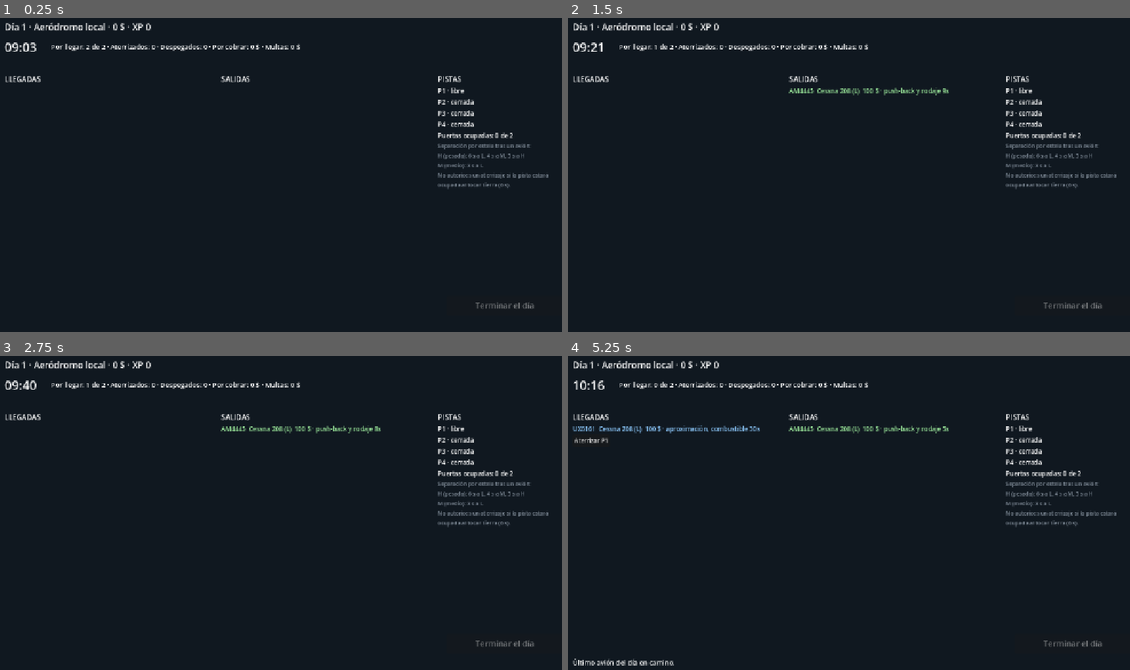
Above: before the commit, frames 1-4 (two rows, left to right).
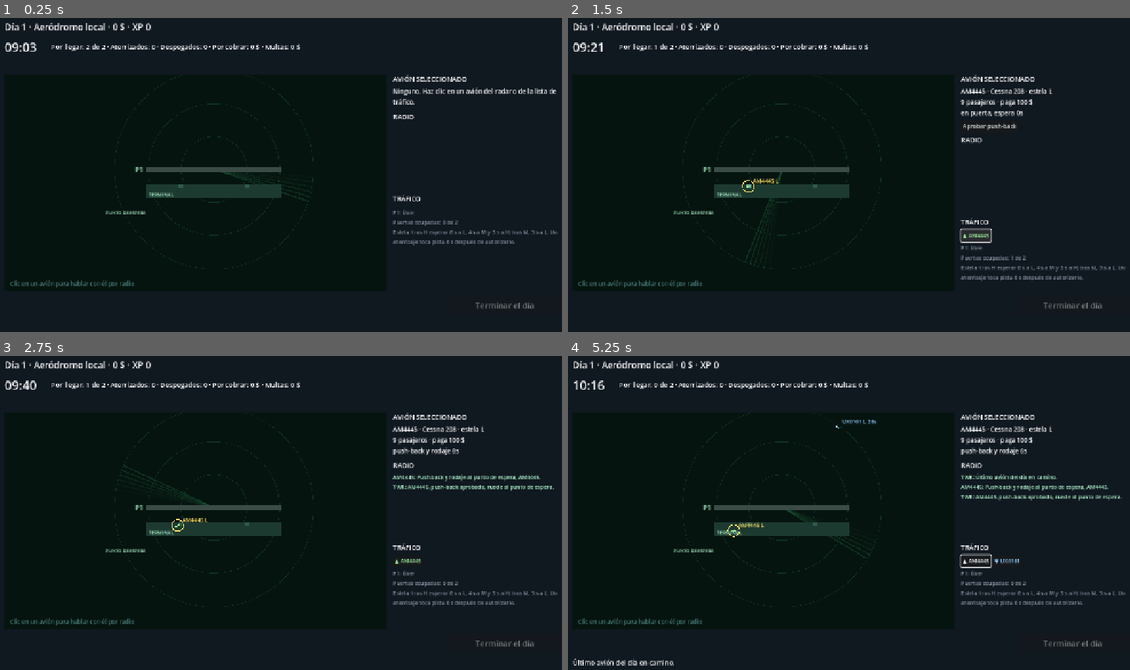
Above: after the commit, the same moments.

Repository: gabrielventodev/torre-idle
Game: Godot game, scene res://scenes/main.tscn
Two runs of this game, one before a commit and one after it. Both use one fixed random seed, a clock stepped at 60 frames per second and the inputs below.
Inputs (mouse positions are in pixels of both pictures, inside the frame that each line leads up to):
- Up to frame 1 (0.25 s): no input
- Up to frame 2 (1.5 s): move the mouse to (978, 159) at 0.52 s; click (978, 159) at 0.67 s; click "Push-back" (after the commit: "▲ AM4445") at 1.25 s
- Up to frame 3 (2.75 s): click (421, 462) at 2 s, where only the run after the commit has a clickable "Aprobar push-back"
- Up to frame 4 (5.25 s): click (978, 560) at 2.75 s, where only the run after the commit has a clickable "▲ AM4445"; click (978, 560) at 3.5 s, where only the run after the commit has a clickable "▲ AM4445"; click (978, 560) at 4.25 s, where only the run after the commit has a clickable "▲ AM4445"; move the mouse to (736, 528) at 5.02 s; click (736, 528) at 5.17 s

The runs differ from the first frame. In frame 1, 4.4% of the frame differs, in the area x 0-100%, y 18-86%; in frame 2, 5.2%; in frame 3, 5.4%; in frame 4, 6.2%.

Commit message:
Radar 2D con panel de radio
El turno se juega sobre un radar dibujado: pistas, terminal con puertas,
barrido y aviones con estela, con posiciones derivadas de la fase de cada
avión. Al seleccionar un avión se ven pasajeros, combustible y fase, y las
órdenes se dan por radio con colación del piloto.

Co-Authored-By: Claude Opus 5.5 <noreply@anthropic.com>
Claude-Session: https://claude.ai/code/session_01PJPybrqkMvDVk3KYxt8KK6

Diff:
--- a/scripts/game.gd
+++ b/scripts/game.gd
@@ -18,6 +18,7 @@
 ## Pago por avión coordinado según el nivel de radar.
 const PAY_BY_RADAR := [100, 250, 600, 1500]
 const MODEL_BY_RADAR := ["Cessna 208", "ATR 72", "A320", "B787"]
+const PAX_BY_RADAR := [9, 68, 180, 290]
 ## Categoría de estela: 0 ligera, 1 media, 2 pesada.
 const WAKE_BY_RADAR := [0, 1, 1, 2]
 const WAKE_NAMES := ["L", "M", "H"]
@@ -596,6 +597,7 @@
 		"arrival": is_arrival,
 		"tier": tier,
 		"model": MODEL_BY_RADAR[tier],
+		"pax": PAX_BY_RADAR[tier],
 		"wake": WAKE_BY_RADAR[tier],
 		"state": "approach" if is_arrival else "gate",
 		"timer": 0.0,
--- a/scripts/main.gd
+++ b/scripts/main.gd
@@ -1,6 +1,6 @@
 extends Control
-## Interfaz de la torre con tres pantallas: turno, cobro y tienda.
-## Se construye por código para que el prototipo sea fácil de modificar; las filas y botones se
+## Interfaz de la torre con tres pantallas: turno (radar + radio), cobro y tienda.
+## Se construye por código para que el prototipo sea fácil de modificar; los botones se
 ## reutilizan en vez de recrearse para no perder clics entre refrescos.
 
 const COLOR_BG := Color("101820")
@@ -9,7 +9,9 @@
 const COLOR_WARN := Color("ff6b5b")
 const COLOR_EMERGENCY := Color("ffb347")
 const COLOR_MUTED := Color("8a96a3")
-const ROWS_PER_COLUMN := 12
+const TRAFFIC_ROWS := 14
+const RADIO_LINES := 8
+const RadarView := preload("res://scripts/radar_view.gd")
 
 var _status_label: Label
 var _shift_view: VBoxContainer
@@ -21,11 +23,13 @@
 var _shift_info: Label
 var _event_label: Label
 var _end_day_button: Button
-## Cada fila: {"box", "label", "buttons": Array[Button]}. Los botones guardan en metadatos la acción.
-var _arrival_rows: Array = []
-var _departure_rows: Array = []
-var _runway_labels: Array[Label] = []
-var _gates_label: Label
+var _radar: Control
+var _traffic_buttons: Array[Button] = []
+var _selected_label: Label
+var _action_buttons: Array[Button] = []
+var _radio_label: Label
+var _radio_log: Array[String] = []
+var _airport_label: Label
 
 # Cobro.
 var _summary_label: Label
@@ -94,25 +98,53 @@
 	_event_label = _label(view, "", 16)
 	_event_label.add_theme_color_override("font_color", COLOR_EMERGENCY)
 
-	var columns := HBoxContainer.new()
-	columns.size_flags_vertical = Control.SIZE_EXPAND_FILL
-	columns.add_theme_constant_override("separation", 20)
-	view.add_child(columns)
-	_arrival_rows = _strip_column(columns, "LLEGADAS")
-	_departure_rows = _strip_column(columns, "SALIDAS")
-
-	var runway_col := _column(columns, "PISTAS")
-	runway_col.size_flags_horizontal = Control.SIZE_FILL
-	runway_col.custom_minimum_size = Vector2(280, 0)
-	for i in Game.MAX_RUNWAYS:
-		var l := _label(runway_col, "", 14)
-		l.autowrap_mode = TextServer.AUTOWRAP_WORD_SMART
-		_runway_labels.append(l)
-	_gates_label = _label(runway_col, "", 14)
-	var help := _label(runway_col, "", 12)
-	help.autowrap_mode = TextServer.AUTOWRAP_WORD_SMART
-	help.add_theme_color_override("font_color", COLOR_MUTED)
-	help.text = "Separación por estela tras un avión:\nH (pesado): 6 s a L, 4 s a M, 3 s a H\nM (medio): 3 s a L\nNo autorices un aterrizaje si la pista estará ocupada al tocar tierra (%d s)." % Game.FINAL_TIME
+	var body := HBoxContainer.new()
+	body.size_flags_vertical = Control.SIZE_EXPAND_FILL
+	body.add_theme_constant_override("separation", 12)
+	view.add_child(body)
+
+	_radar = RadarView.new()
+	_radar.size_flags_horizontal = Control.SIZE_EXPAND_FILL
+	_radar.size_flags_vertical = Control.SIZE_EXPAND_FILL
+	_radar.plane_selected.connect(func(_id): pass)
+	body.add_child(_radar)
+
+	var side := VBoxContainer.new()
+	side.custom_minimum_size = Vector2(380, 0)
+	side.add_theme_constant_override("separation", 6)
+	body.add_child(side)
+
+	_label(side, "AVIÓN SELECCIONADO", 15)
+	_selected_label = _label(side, "", 14)
+	_selected_label.autowrap_mode = TextServer.AUTOWRAP_WORD_SMART
+	var actions := HFlowContainer.new()
+	side.add_child(actions)
+	for j in Game.MAX_RUNWAYS:
+		var b := Button.new()
+		b.add_theme_font_size_override("font_size", 13)
+		b.pressed.connect(func(): _on_action(b))
+		actions.add_child(b)
+		_action_buttons.append(b)
+
+	_label(side, "RADIO", 15)
+	_radio_label = _label(side, "", 12)
+	_radio_label.autowrap_mode = TextServer.AUTOWRAP_WORD_SMART
+	_radio_label.custom_minimum_size = Vector2(0, 150)
+	_radio_label.add_theme_color_override("font_color", Color(0.72, 1.0, 0.84))
+
+	_label(side, "TRÁFICO", 15)
+	var traffic := HFlowContainer.new()
+	side.add_child(traffic)
+	for i in TRAFFIC_ROWS:
+		var b := Button.new()
+		b.add_theme_font_size_override("font_size", 12)
+		b.pressed.connect(func(): _radar.selected_id = b.get_meta("plane_id", -1))
+		traffic.add_child(b)
+		_traffic_buttons.append(b)
+
+	_airport_label = _label(side, "", 12)
+	_airport_label.autowrap_mode = TextServer.AUTOWRAP_WORD_SMART
+	_airport_label.add_theme_color_override("font_color", COLOR_MUTED)
 
 	_end_day_button = _big_button(view, "Terminar el día", func(): Game.end_day())
 	return view
@@ -196,38 +228,44 @@
 	return b
 
 
-## Crea filas fijas de tira de vuelo: un texto y hasta MAX_RUNWAYS botones de acción.
-func _strip_column(parent: Node, title: String) -> Array:
-	var col := _column(parent, title)
-	var rows := []
-	for i in ROWS_PER_COLUMN:
-		var box := VBoxContainer.new()
-		box.add_theme_constant_override("separation", 2)
-		col.add_child(box)
-		var label := _label(box, "", 14)
-		var buttons_row := HBoxContainer.new()
-		box.add_child(buttons_row)
-		var buttons: Array[Button] = []
-		for j in Game.MAX_RUNWAYS:
-			var b := Button.new()
-			b.add_theme_font_size_override("font_size", 13)
-			b.pressed.connect(func(): _on_action(b))
-			buttons_row.add_child(b)
-			buttons.append(b)
-		rows.append({"box": box, "label": label, "buttons": buttons})
-	return rows
-
-
-## Ejecuta la acción guardada en el botón: [acción, id del avión, pista].
+## Ejecuta la orden guardada en el botón y la transmite por radio con la colación del piloto.
 func _on_action(b: Button) -> void:
 	var action: String = b.get_meta("action", "")
-	var plane_id: int = b.get_meta("plane_id", -1)
+	var p: Dictionary = Game._find(b.get_meta("plane_id", -1))
 	var runway: int = b.get_meta("runway", -1)
+	if p.is_empty():
+		return
+	var cs: String = p["callsign"]
+	var ok := false
+	var order := ""
+	var readback := ""
 	match action:
-		"land": Game.clear_landing(plane_id, runway)
-		"push": Game.push_back(plane_id)
-		"line_up": Game.line_up(plane_id, runway)
-		"takeoff": Game.clear_takeoff(plane_id)
+		"land":
+			ok = Game.clear_landing(p["id"], runway)
+			order = "%s, pista %d, autorizado a aterrizar." % [cs, runway + 1]
+			readback = "Autorizado a aterrizar pista %d, %s." % [runway + 1, cs]
+		"push":
+			ok = Game.push_back(p["id"])
+			order = "%s, push-back aprobado, ruede al punto de espera." % cs
+			readback = "Push-back y rodaje al punto de espera, %s." % cs
+		"line_up":
+			ok = Game.line_up(p["id"], runway)
+			order = "%s, entre en pista %d y espere." % [cs, runway + 1]
+			readback = "Entrando en pista %d y esperando, %s." % [runway + 1, cs]
+		"takeoff":
+			ok = Game.clear_takeoff(p["id"])
+			order = "%s, pista %d, autorizado a despegar." % [cs, p["runway"] + 1]
+			readback = "Autorizado a despegar, %s." % cs
+	if ok:
+		_radio("TWR: " + order)
+		_radio(cs + ": " + readback)
+
+
+func _radio(line: String) -> void:
+	_radio_log.push_front(line)
+	if _radio_log.size() > RADIO_LINES:
+		_radio_log.pop_back()
+	_radio_label.text = "\n".join(_radio_log)
 
 
 # --- Refresco --------------------------------------------------------------
@@ -264,55 +302,55 @@
 	_event_label.text = event_text
 	_end_day_button.disabled = not Game.shift_done()
 
-	_fill_rows(_arrival_rows, Game.arrivals(), COLOR_ARRIVAL)
-	_fill_rows(_departure_rows, Game.departures(), COLOR_DEPARTURE)
-
-	for i in _runway_labels.size():
-		_runway_labels[i].text = _runway_text(i)
-	_gates_label.text = "Puertas ocupadas: %d de %d" % [Game.gates_used(), Game.gate_count()]
-
-
-func _runway_text(i: int) -> String:
-	if i >= Game.runways.size():
-		return "P%d · cerrada" % (i + 1)
-	var r: Dictionary = Game.runways[i]
-	var parts := []
-	if not r["op"].is_empty():
-		var verb := "aterrizando" if r["op"]["arrival"] else "despegando"
-		parts.append("%s %s %.1fs" % [r["op"]["callsign"], verb, r["op_left"]])
-	if not r["lined"].is_empty():
-		parts.append("%s alineado" % r["lined"]["callsign"])
-	for p in Game.finals_on(i):
-		parts.append("%s en final, toca en %.1fs" % [p["callsign"], p["timer"]])
-	if parts.is_empty():
-		parts.append("libre")
-	var text := "P%d · %s" % [i + 1, " · ".join(parts)]
-	if r["prev_wake"] >= 0:
-		text += "\n    última estela: %s" % Game.WAKE_NAMES[r["prev_wake"]]
-		if Game.levels["wake_monitor"] > 0:
-			text += " · falta %.1fs para L, %.1fs para M" % [Game.separation_left(i, 0), Game.separation_left(i, 1)]
-	return text
-
-
-func _fill_rows(rows: Array, planes: Array, color: Color) -> void:
-	for i in rows.size():
-		var row: Dictionary = rows[i]
+	_refresh_selected()
+	_refresh_traffic()
+	var lines := []
+	for i in Game.runways.size():
+		var r: Dictionary = Game.runways[i]
+		var state := "libre"
+		if not r["op"].is_empty():
+			state = "ocupada por %s" % r["op"]["callsign"]
+		elif not r["lined"].is_empty():
+			state = "%s alineado" % r["lined"]["callsign"]
+		lines.append("P%d: %s" % [i + 1, state])
+	lines.append("Puertas ocupadas: %d de %d" % [Game.gates_used(), Game.gate_count()])
+	lines.append("Estela: tras H esperar 6 s a L, 4 s a M y 3 s a H; tras M, 3 s a L. Un aterrizaje toca pista %d s después de autorizarlo." % Game.FINAL_TIME)
+	_airport_label.text = "\n".join(lines)
+
+
+func _refresh_selected() -> void:
+	var p: Dictionary = Game._find(_radar.selected_id)
+	if p.is_empty():
+		_selected_label.text = "Ninguno. Haz clic en un avión del radar o de la lista de tráfico."
+		_fill_actions(p)
+		return
+	var text := "%s · %s · estela %s\n%d pasajeros · paga %s $\n%s" % [
+		p["callsign"], p["model"], Game.WAKE_NAMES[p["wake"]], p["pax"],
+		Game.format_number(Game.plane_value(p)), _state_text(p)]
+	if p["emergency"]:
+		text += "\nEMERGENCIA MÉDICA: prioridad absoluta"
+	_selected_label.text = text
+	_fill_actions(p)
+
+
+func _refresh_traffic() -> void:
+	var planes := Game.planes
+	for i in _traffic_buttons.size():
+		var b := _traffic_buttons[i]
 		if i >= planes.size():
-			row["box"].visible = false
+			b.visible = false
 			continue
-		row["box"].visible = true
 		var p: Dictionary = planes[i]
-		var label: Label = row["label"]
-		label.text = "%s  %s (%s)  %s $ · %s" % [
-			p["callsign"], p["model"], Game.WAKE_NAMES[p["wake"]],
-			Game.format_number(Game.plane_value(p)), _state_text(p)]
-		var c := color
+		b.visible = true
+		b.set_meta("plane_id", p["id"])
+		b.text = "%s %s" % ["▼" if p["arrival"] else "▲", p["callsign"]]
+		var c := COLOR_ARRIVAL if p["arrival"] else COLOR_DEPARTURE
 		if p["emergency"]:
 			c = COLOR_EMERGENCY
 		elif p["state"] in ["approach", "final"] and p["fuel"] < 10.0:
 			c = COLOR_WARN
-		label.add_theme_color_override("font_color", c)
-		_fill_buttons(row["buttons"], p)
+		b.add_theme_color_override("font_color", c)
+		b.add_theme_color_override("font_hover_color", c)
 
 
 func _state_text(p: Dictionary) -> String:
@@ -330,22 +368,23 @@
 	return p["state"]
 
 
-## Muestra solo las acciones posibles en la fase actual del avión.
-func _fill_buttons(buttons: Array, p: Dictionary) -> void:
+## Muestra solo las órdenes de radio posibles en la fase actual del avión seleccionado.
+func _fill_actions(p: Dictionary) -> void:
 	var actions := []
-	match p["state"]:
-		"approach":
-			for r in Game.runways.size():
-				actions.append(["land", r, "Aterrizar P%d" % (r + 1), true])
-		"gate":
-			actions.append(["push", -1, "Push-back", true])
-		"holding":
-			for r in Game.runways.size():
-				actions.append(["line_up", r, "Entrar P%d" % (r + 1), Game.runway_clear(r)])
-		"lined_up":
-			actions.append(["takeoff", -1, "Despegar", true])
-	for j in buttons.size():
-		var b: Button = buttons[j]
+	if not p.is_empty():
+		match p["state"]:
+			"approach":
+				for r in Game.runways.size():
+					actions.append(["land", r, "Autorizar aterrizaje P%d" % (r + 1), true])
+			"gate":
+				actions.append(["push", -1, "Aprobar push-back", true])
+			"holding":
+				for r in Game.runways.size():
+					actions.append(["line_up", r, "Entrar y esperar P%d" % (r + 1), Game.runway_clear(r)])
+			"lined_up":
+				actions.append(["takeoff", -1, "Autorizar despegue", true])
+	for j in _action_buttons.size():
+		var b: Button = _action_buttons[j]
 		if j >= actions.size():
 			b.visible = false
 			continue
@@ -400,3 +439,5 @@
 func _on_toast(text: String) -> void:
 	_toast_label.text = text
 	_toast_time = 5.0
+	if Game.phase == Game.Phase.SHIFT:
+		_radio("TWR: " + text)
--- /dev/null
+++ b/scripts/radar_view.gd
@@ -0,0 +1,286 @@
+extends Control
+## Pantalla de radar: dibuja pistas, terminal y aviones a partir del estado de Game.
+## La simulación no tiene coordenadas: cada posición se deriva de la fase y el temporizador
+## del avión. Aquí solo se suaviza el movimiento y se guarda la estela de posiciones pasadas.
+
+signal plane_selected(plane_id: int)
+
+const C_BG := Color("06140f")
+const C_GRID := Color(0.2, 0.8, 0.5, 0.16)
+const C_SWEEP := Color(0.3, 1.0, 0.6, 0.12)
+const C_RUNWAY := Color("3a4a44")
+const C_RUNWAY_BUSY := Color("a33a2c")
+const C_RUNWAY_LINED := Color("b8862b")
+const C_TERMINAL := Color("1d3a31")
+const C_GATE_FREE := Color("2f5a4c")
+const C_GATE_USED := Color("6fae96")
+const C_ARRIVAL := Color("8ecbff")
+const C_DEPARTURE := Color("9be89b")
+const C_EMERGENCY := Color("ffb347")
+const C_WARN := Color("ff6b5b")
+const C_SELECTED := Color("ffe066")
+const C_TEXT := Color(0.72, 1.0, 0.84)
+const TRAIL_POINTS := 16
+const TRAIL_EVERY := 0.2
+const PICK_RADIUS := 24.0
+const AIRBORNE := ["approach", "final", "takeoff"]
+
+var selected_id := -1
+## id -> {"pos": Vector2, "heading": float, "trail": Array, "trail_t": float}
+var _shown := {}
+var _sweep := 0.0
+var _font: Font
+
+
+func _ready() -> void:
+	_font = ThemeDB.fallback_font
+	clip_contents = true
+	mouse_filter = Control.MOUSE_FILTER_STOP
+
+
+func _process(delta: float) -> void:
+	_sweep = fmod(_sweep + delta * 1.3, TAU)
+	_update_positions(delta)
+	queue_redraw()
+
+
+func _gui_input(event: InputEvent) -> void:
+	var pressed: bool = event is InputEventMouseButton and event.pressed and event.button_index == MOUSE_BUTTON_LEFT
+	if not pressed and not (event is InputEventScreenTouch and event.pressed):
+		return
+	var best := -1
+	var best_d := PICK_RADIUS
+	for id in _shown:
+		var d: float = _shown[id]["pos"].distance_to(event.position)
+		if d < best_d:
+			best = id
+			best_d = d
+	if best >= 0:
+		selected_id = best
+		plane_selected.emit(best)
+
+
+# --- Geometría del aeropuerto ---------------------------------------------
+
+func _center() -> Vector2:
+	return size * 0.5 + Vector2(40, -30)
+
+
+func _radius() -> float:
+	return min(size.x, size.y) * 0.46
+
+
+func _runway_len() -> float:
+	return min(size.x * 0.36, 300.0)
+
+
+func _runway_y(i: int) -> float:
+	var n := Game.runways.size()
+	return _center().y + (i - (n - 1) / 2.0) * 42.0
+
+
+func _threshold(i: int) -> Vector2:
+	return Vector2(_center().x - _runway_len() / 2.0, _runway_y(i))
+
+
+func _runway_end(i: int) -> Vector2:
+	return Vector2(_center().x + _runway_len() / 2.0, _runway_y(i))
+
+
+func _final_fix(i: int) -> Vector2:
+	return _threshold(i) - Vector2(min(size.x * 0.32, 260.0), 0)
+
+
+func _terminal_rect() -> Rect2:
+	var top := _runway_y(Game.runways.size() - 1) + 34.0
+	return Rect2(Vector2(_center().x - _runway_len() / 2.0, top), Vector2(_runway_len(), 30))
+
+
+func _gate_pos(k: int) -> Vector2:
+	var t := _terminal_rect()
+	var spacing: float = t.size.x / max(1, Game.gate_count())
+	return Vector2(t.position.x + spacing * (k + 0.5), t.position.y + 4)
+
+
+func _holding_pos(k: int) -> Vector2:
+	var t := _terminal_rect()
+	return Vector2(t.position.x - 22 - k * 22, t.end.y + 14)
+
+
+func _wait_gate_pos(k: int) -> Vector2:
+	var t := _terminal_rect()
+	return Vector2(t.end.x + 24 + k * 16, t.position.y + 2)
+
+
+func _orbit_pos(p: Dictionary) -> Vector2:
+	var r: float = _radius() * (0.86 + 0.06 * (p["id"] % 3))
+	var a: float = p["id"] * 2.39996 + Game.shift_elapsed * 0.1
+	return _center() + Vector2(cos(a), sin(a)) * r
+
+
+func _progress(timer: float, total: float) -> float:
+	return clamp(1.0 - timer / max(total, 0.01), 0.0, 1.0)
+
+
+## Posición objetivo de un avión según su fase.
+func _target(p: Dictionary, slots: Dictionary) -> Vector2:
+	var rw: int = p["runway"]
+	match p["state"]:
+		"approach":
+			return _orbit_pos(p)
+		"final":
+			return _final_fix(rw).lerp(_threshold(rw), _progress(p["timer"], Game.FINAL_TIME))
+		"landing":
+			var t := _progress(Game.runways[rw]["op_left"], Game.landing_time())
+			return _threshold(rw).lerp(_runway_end(rw), t)
+		"taxi_in":
+			return _runway_end(rw).lerp(_wait_gate_pos(0), _progress(p["timer"], Game.taxi_time()))
+		"wait_gate":
+			return _wait_gate_pos(slots.get(p["id"], 0))
+		"gate":
+			return _gate_pos(slots.get(p["id"], 0))
+		"taxi_out":
+			var t := _progress(p["timer"], Game.PUSHBACK_TIME + Game.taxi_time())
+			return _gate_pos(slots.get(p["id"], 0)).lerp(_holding_pos(0), t)
+		"holding":
+			return _holding_pos(slots.get(p["id"], 0))
+		"lined_up":
+			return _threshold(rw) + Vector2(8, 0)
+		"takeoff":
+			var t := _progress(Game.runways[rw]["op_left"], Game.takeoff_time())
+			return _threshold(rw).lerp(_runway_end(rw) + Vector2(_runway_len() * 0.8, -40), t)
+	return _center()
+
+
+## Reparte puertas, punto de espera y cola de puerta según el orden de los aviones.
+func _slots() -> Dictionary:
+	var slots := {}
+	var counts := {"gate": 0, "holding": 0, "wait_gate": 0}
+	for p in Game.planes:
+		var key: String = p["state"]
+		if key == "taxi_out":
+			key = "gate"
+		if counts.has(key):
+			slots[p["id"]] = counts[key]
+			counts[key] += 1
+	return slots
+
+
+func _update_positions(delta: float) -> void:
+	var alive := {}
+	var slots := _slots()
+	for p in Game.planes:
+		var id: int = p["id"]
+		alive[id] = true
+		var target := _target(p, slots)
+		if not _shown.has(id):
+			_shown[id] = {"pos": target, "heading": 0.0, "trail": [], "trail_t": 0.0}
+		var s: Dictionary = _shown[id]
+		var prev: Vector2 = s["pos"]
+		s["pos"] = prev.lerp(target, 1.0 - exp(-7.0 * delta))
+		var move: Vector2 = s["pos"] - prev
+		if move.length() > 0.05:
+			s["heading"] = move.angle()
+		if p["state"] in AIRBORNE:
+			s["trail_t"] += delta
+			if s["trail_t"] >= TRAIL_EVERY:
+				s["trail_t"] = 0.0
+				s["trail"].push_front(s["pos"])
+				if s["trail"].size() > TRAIL_POINTS:
+					s["trail"].pop_back()
+		else:
+			s["trail"].clear()
+	for id in _shown.keys():
+		if not alive.has(id):
+			_shown.erase(id)
+	if selected_id >= 0 and not alive.has(selected_id):
+		selected_id = -1
+
+
+# --- Dibujo ----------------------------------------------------------------
+
+func _draw() -> void:
+	draw_rect(Rect2(Vector2.ZERO, size), C_BG)
+	_draw_scope()
+	_draw_airport()
+	for p in Game.planes:
+		if _shown.has(p["id"]):
+			_draw_plane(p, _shown[p["id"]])
+	_draw_string("Clic en un avión para hablar con él por radio", Vector2(12, size.y - 12), 13, C_GRID * 3.0)
+
+
+func _draw_scope() -> void:
+	var c := _center()
+	var r := _radius()
+	for k in [0.33, 0.66, 1.0]:
+		draw_arc(c, r * k, 0, TAU, 96, C_GRID, 1.0)
+	draw_line(c - Vector2(r, 0), c + Vector2(r, 0), C_GRID, 1.0)
+	draw_line(c - Vector2(0, r), c + Vector2(0, r), C_GRID, 1.0)
+	for k in 6:
+		var a := _sweep - k * 0.05
+		var col := C_SWEEP
+		col.a *= 1.0 - k / 6.0
+		draw_line(c, c + Vector2(cos(a), sin(a)) * r, col, 3.0)
+
+
+func _draw_airport() -> void:
+	for i in Game.runways.size():
+		var r: Dictionary = Game.runways[i]
+		var a := _threshold(i)
+		var b := _runway_end(i)
+		draw_dashed_line(_final_fix(i), a, C_GRID * 2.0, 1.0, 6.0)
+		var col := C_RUNWAY
+		if not r["op"].is_empty():
+			col = C_RUNWAY_BUSY
+		elif not r["lined"].is_empty():
+			col = C_RUNWAY_LINED
+		draw_rect(Rect2(a - Vector2(0, 6), Vector2(b.x - a.x, 12)), col)
+		draw_dashed_line(a + Vector2(10, 0), b - Vector2(4, 0), Color(1, 1, 1, 0.35), 1.0, 8.0)
+		_draw_string("P%d" % (i + 1), a + Vector2(-26, 5), 14, C_TEXT)
+		if r["prev_wake"] >= 0 and Game.levels["wake_monitor"] > 0:
+			var left: float = Game.separation_left(i, 0)
+			if left > 0.0:
+				_draw_string("estela %s %.1fs" % [Game.WAKE_NAMES[r["prev_wake"]], left], b + Vector2(8, 5), 12, C_WARN)
+	var t := _terminal_rect()
+	draw_rect(t, C_TERMINAL)
+	var used := Game.gates_used()
+	for k in Game.gate_count():
+		var g := _gate_pos(k)
+		draw_rect(Rect2(g - Vector2(5, 4), Vector2(10, 8)), C_GATE_USED if k < used else C_GATE_FREE)
+	_draw_string("TERMINAL", t.position + Vector2(4, 26), 11, C_TEXT)
+	_draw_string("PUNTO DE ESPERA", _holding_pos(0) + Vector2(-70, 22), 10, C_TEXT)
+
+
+func _draw_plane(p: Dictionary, s: Dictionary) -> void:
+	var pos: Vector2 = s["pos"]
+	var col := C_ARRIVAL if p["arrival"] else C_DEPARTURE
+	if p["emergency"]:
+		col = C_EMERGENCY
+	elif p["state"] in ["approach", "final"] and p["fuel"] < 10.0 and int(Game.shift_elapsed * 3.0) % 2 == 0:
+		col = C_WARN
+	var trail: Array = s["trail"]
+	for k in trail.size():
+		var dot := col
+		dot.a = 0.6 * (1.0 - float(k) / TRAIL_POINTS)
+		draw_circle(trail[k], 2.0, dot)
+	var selected: bool = p["id"] == selected_id
+	var size_px: float = 6.0 + 2.0 * p["wake"]
+	var h: float = s["heading"]
+	var pts := PackedVector2Array([
+		pos + Vector2.from_angle(h) * size_px,
+		pos + Vector2.from_angle(h + 2.5) * size_px * 0.8,
+		pos + Vector2.from_angle(h - 2.5) * size_px * 0.8,
+	])
+	draw_colored_polygon(pts, col)
+	if selected:
+		draw_arc(pos, size_px + 7.0, 0, TAU, 32, C_SELECTED, 2.0)
+	var tag := "%s %s" % [p["callsign"], Game.WAKE_NAMES[p["wake"]]]
+	if p["state"] in ["approach", "final"]:
+		tag += " %ds" % ceil(p["fuel"])
+	elif not selected and not p["state"] in AIRBORNE:
+		tag = p["callsign"]
+	_draw_string(tag, pos + Vector2(10, -8), 12, C_SELECTED if selected else col)
+
+
+func _draw_string(text: String, at: Vector2, font_size: int, col: Color) -> void:
+	draw_string(_font, at, text, HORIZONTAL_ALIGNMENT_LEFT, -1, font_size, col)
Binary file changed: docs/capturas/turno.png
Not shown, changed: README.md
